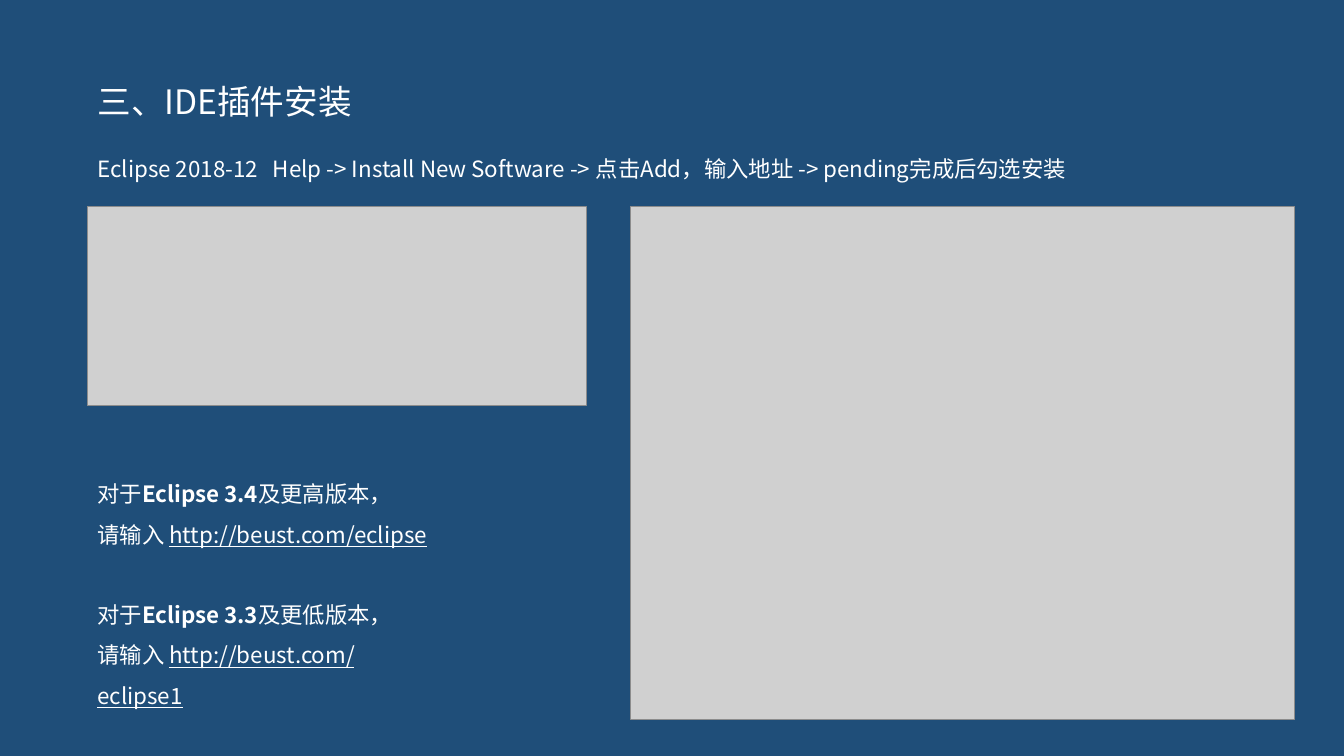
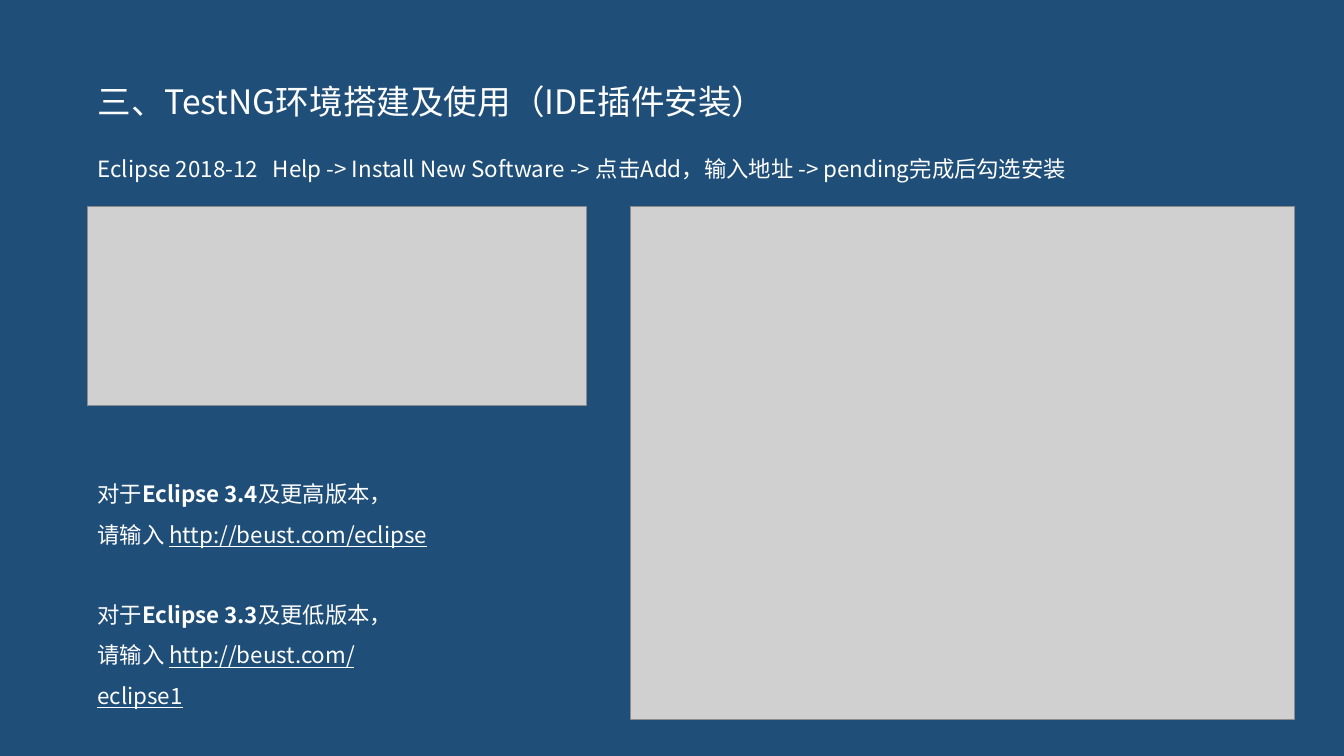
Before and after one commit to pertrichor/hello-testng, a slide deck: slide 8 of demo-server/doc/testNG介绍.pptx (slide 6 before the commit). Drawn at 1344x756 pixels with LibreOffice and Linux fonts; fonts in the diff are those of the drawing; grey boxes stand for pictures. Boxes give left, top, right and bottom in pixels: in the first picture for what was removed or moved away, otherwise in the second. Text is boxed around its words. In the diff, an @@ line names an element or a change of style, - is before the commit and + after.

```diff
--- a/demo-server/doc/testNG介绍.pptx
+++ b/demo-server/doc/testNG介绍.pptx
@@ text at [97,85,765,117]: text changed @@
-三、IDE插件安装
+三、TestNG环境搭建及使用（IDE插件安装）
```
Also in this commit, not shown: 8 other slides changed, 40 slides added, 28 other files.
